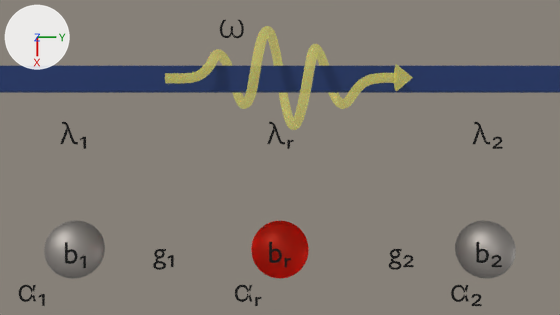
Before and after pictures for a commit that changed the Blender file images/blende/model_cartoon.blend.
Before and after are seen from the file's camera 'Camera'. The axes (+X, +Y, +Z) are drawn at upper left. The lights are the same throughout.

Objects in the first picture: 'Cavity', 'Helix.003', 'Magnon', 'msl'.
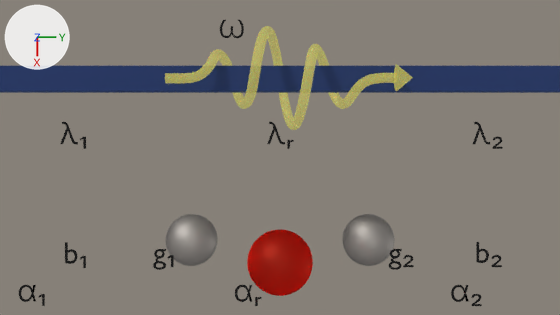
What changed in the scene script:
```text
Change ob_cavity:
    ob_cavity.location: (5.87, 0.0, 0.0) -> (5.87, 0.0, 2.58)
Change ob_magnon:
    ob_magnon.location: (5.87, -7.07, 0.0) -> (5.87, -3.4, -2.42)
```

Boxes [x1, y1, x2, y2] around the edits, measured in the pictures (560 x 315 px):
'Magnon', moved
    before: [44, 221, 516, 279]
    after: [166, 214, 394, 266]
'Cavity', moved
    before: [251, 221, 309, 279]
    after: [247, 229, 313, 296]
